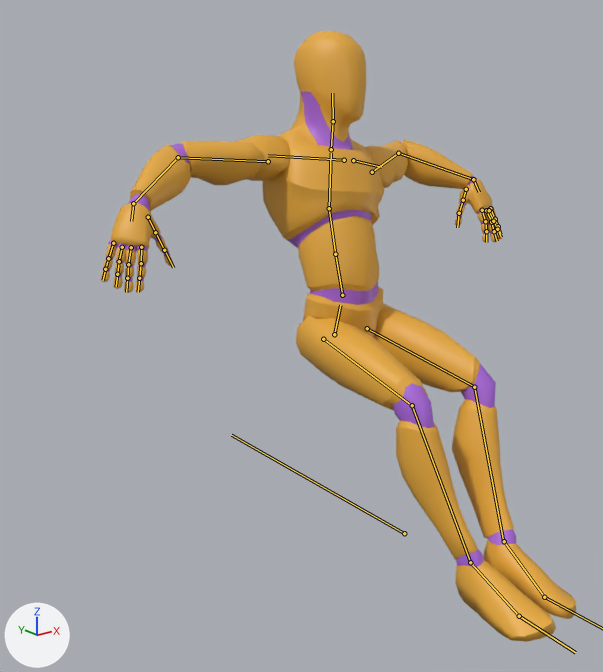
The glTF model assets/models/character/character.glb as it was, and as the next commit left it.
Both versions are drawn from a 50 mm lens placed at (-1.62, -1.54, 1.31), pointed at (-0.16, 0.29, 0.58). Lighting does not change. The marker at lower left points along +X, +Y and +Z. Both versions are drawn at frame 0 of the action 'Sitting_Idle_Loop_02_Rig'; the numbers are the values there. The bones that bend it are drawn over the model as lines.

Names of what the first picture shows: 'Mannequin'.
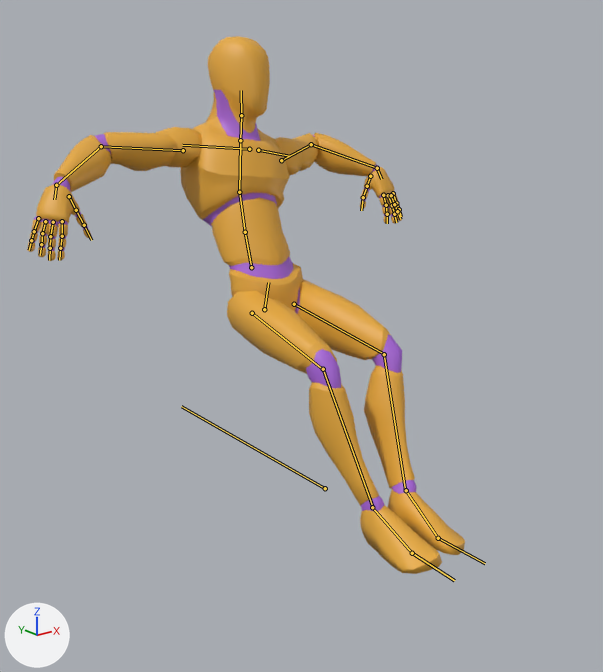
Pixel boxes (x1, y1, x2, y2) of what changed, in the pictures (603 x 672 px):
'Mannequin', posed (8% narrower, 12% shorter)
    before: (101, 31, 576, 642)
    after: (27, 36, 465, 574)
bone 'root', root to tip
    before: (404, 533) to (231, 435)
    after: (325, 488) to (181, 406)
bone 'DEF-spine.001', root to tip
    before: (342, 295) to (335, 254)
    after: (251, 267) to (245, 232)

The change, as a diff of the scene's bpy script:
```diff
--- a/assets/models/character/character.glb.py
+++ b/assets/models/character/character.glb.py
@@ bone_root @@
 bone_root = bpy.data.objects['Rig'].pose.bones['root']
-bone_root.location = (0.0, 0.0, 0.0)
+bone_root.location = (0.0, 0.367, 0.0)
@@ bone_def_spine_001 @@
 bone_def_spine_001 = bpy.data.objects['Rig'].pose.bones['DEF-spine.001']  # child of 'DEF-hips'
-bone_def_spine_001.location = (0.0, 0.0, 0.0)
+bone_def_spine_001.location = (0.0, -0.013, -0.107)
```
